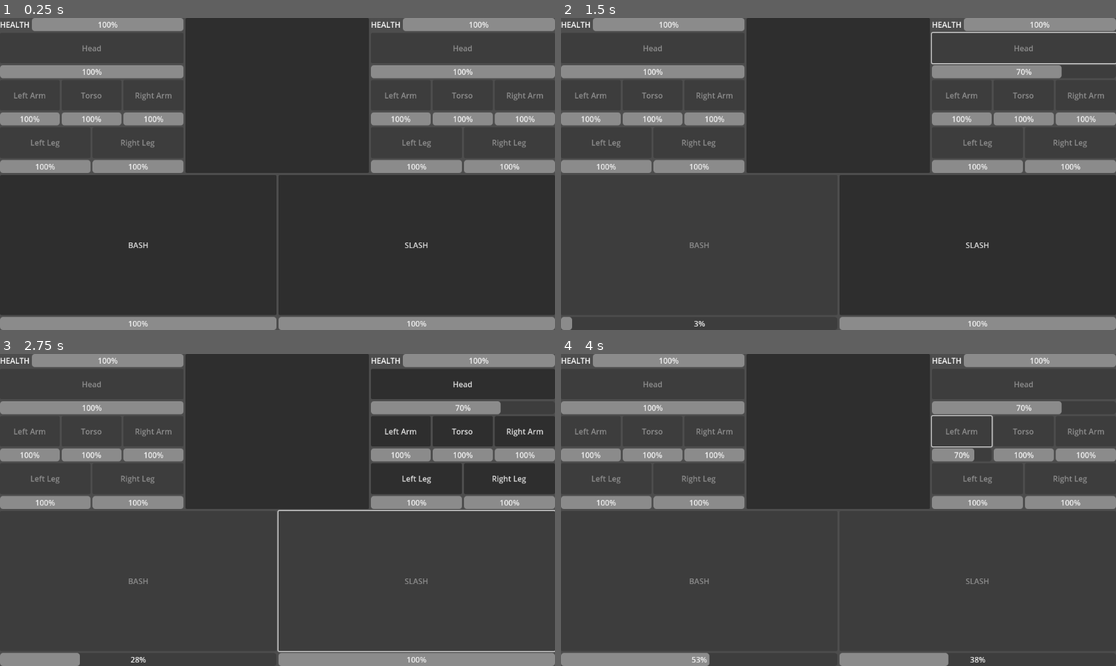
Above: before the commit, frames 1-4 (two rows, left to right).
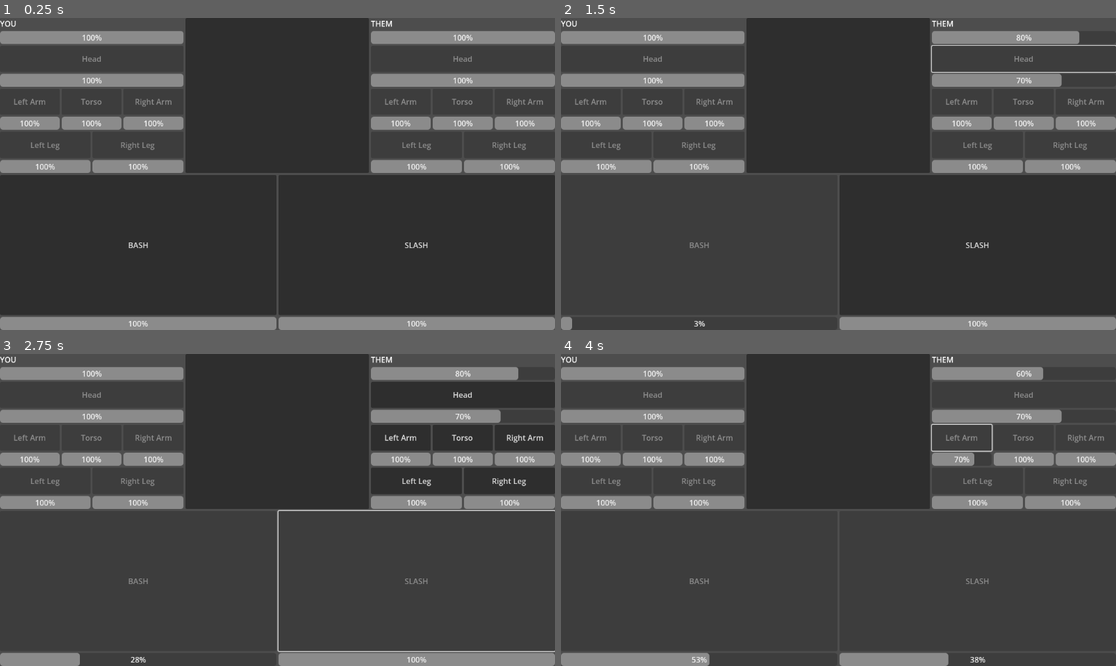
Above: after the commit, the same moments.

Repository: CertifiedIdiots/Tick
Game: Godot game, scene res://Game.tscn
Two runs of this game, one before a commit and one after it. Both use one fixed random seed, a clock stepped at 60 frames per second and the inputs below.
Inputs:
- Up to frame 1 (0.25 s): no input
- Up to frame 2 (1.5 s): click "BASH" at 0.5 s; click "Head" at 1.25 s
- Up to frame 3 (2.75 s): click "SLASH" at 2 s
- Up to frame 4 (4 s): click "Left Arm" at 2.75 s

The runs differ from the first frame. In frame 1, 12% of the frame differs, in the area x 0-100%, y 0-43%; in frame 2, 11%; in frame 3, 12%; in frame 4, 11%.

Commit message:
Health bars

Diff:
--- a/Entity.gd
+++ b/Entity.gd
@@ -1,16 +1,25 @@
 class_name Entity
 
-var health = 100
+var health = 150
+var max_health = 150
 var body_parts = [
-	Part.new("Head", 100, 100),
-	Part.new("Left Arm", 100, 100),
-	Part.new("Torso", 100, 100),
-	Part.new("Right Arm", 100, 100),
-	Part.new("Left Leg", 100, 100),
-	Part.new("Right Leg", 100, 100)
+	Part.new("Head", 100, 100, self),
+	Part.new("Left Arm", 100, 100, self),
+	Part.new("Torso", 100, 100, self),
+	Part.new("Right Arm", 100, 100, self),
+	Part.new("Left Leg", 100, 100, self),
+	Part.new("Right Leg", 100, 100, self)
 ]
 
 var skills = [
 	Skill.new("BASH", 5),
 	Skill.new("SLASH", 3)
 ]
+
+var name
+
+func _init(name: String):
+	self.name = name
+
+func damage(amount: float):
+	health = max(0, health - amount)
--- a/Game.tscn
+++ b/Game.tscn
@@ -1,6 +1,7 @@
-[gd_scene load_steps=3 format=3 uid="uid://bum0x48y2qa72"]
+[gd_scene load_steps=4 format=3 uid="uid://bum0x48y2qa72"]
 
 [ext_resource type="PackedScene" uid="uid://c1j3gilfd1ms5" path="res://Part.tscn" id="1_80oft"]
+[ext_resource type="PackedScene" uid="uid://dmssmckfivbqm" path="res://HealthBar.tscn" id="1_qteiv"]
 [ext_resource type="Script" path="res://Orchestrator.gd" id="3_q3ps2"]
 
 [node name="Control" type="Control"]
@@ -31,44 +32,33 @@
 offset_bottom = 322.0
 size_flags_horizontal = 3
 
-[node name="Health" type="HBoxContainer" parent="VBoxContainer/HBoxContainer/Player"]
-layout_mode = 2
-offset_right = 381.0
-offset_bottom = 27.0
-size_flags_horizontal = 3
-size_flags_vertical = 0
-
-[node name="Label" type="Label" parent="VBoxContainer/HBoxContainer/Player/Health"]
-layout_mode = 2
-offset_right = 62.0
-offset_bottom = 26.0
-text = "HEALTH"
-
-[node name="ProgressBar" type="ProgressBar" parent="VBoxContainer/HBoxContainer/Player/Health"]
-layout_mode = 2
-offset_left = 66.0
-offset_right = 381.0
-offset_bottom = 27.0
-size_flags_horizontal = 3
-value = 100.0
+[node name="HealthBar" parent="VBoxContainer/HBoxContainer/Player" instance=ExtResource("1_qteiv")]
+layout_mode = 2
+anchors_preset = 0
+anchor_right = 0.0
+anchor_bottom = 0.0
+offset_right = 381.0
+offset_bottom = 54.0
+grow_horizontal = 1
+grow_vertical = 1
 
 [node name="Head" parent="VBoxContainer/HBoxContainer/Player" instance=ExtResource("1_80oft")]
 layout_mode = 2
 anchors_preset = 0
 anchor_right = 0.0
 anchor_bottom = 0.0
-offset_top = 31.0
-offset_right = 381.0
-offset_bottom = 125.0
+offset_top = 58.0
+offset_right = 381.0
+offset_bottom = 143.0
 grow_horizontal = 1
 grow_vertical = 1
 size_flags_vertical = 3
 
 [node name="HBoxContainer" type="HBoxContainer" parent="VBoxContainer/HBoxContainer/Player"]
 layout_mode = 2
-offset_top = 129.0
-offset_right = 381.0
-offset_bottom = 223.0
+offset_top = 147.0
+offset_right = 381.0
+offset_bottom = 232.0
 size_flags_vertical = 3
 
 [node name="Left Arm" parent="VBoxContainer/HBoxContainer/Player/HBoxContainer" instance=ExtResource("1_80oft")]
@@ -77,7 +67,7 @@
 anchor_right = 0.0
 anchor_bottom = 0.0
 offset_right = 124.0
-offset_bottom = 94.0
+offset_bottom = 85.0
 grow_horizontal = 1
 grow_vertical = 1
 size_flags_horizontal = 3
@@ -89,7 +79,7 @@
 anchor_bottom = 0.0
 offset_left = 128.0
 offset_right = 252.0
-offset_bottom = 94.0
+offset_bottom = 85.0
 grow_horizontal = 1
 grow_vertical = 1
 size_flags_horizontal = 3
@@ -101,14 +91,14 @@
 anchor_bottom = 0.0
 offset_left = 256.0
 offset_right = 381.0
-offset_bottom = 94.0
+offset_bottom = 85.0
 grow_horizontal = 1
 grow_vertical = 1
 size_flags_horizontal = 3
 
 [node name="HBoxContainer2" type="HBoxContainer" parent="VBoxContainer/HBoxContainer/Player"]
 layout_mode = 2
-offset_top = 227.0
+offset_top = 236.0
 offset_right = 381.0
 offset_bottom = 322.0
 size_flags_vertical = 3
@@ -119,7 +109,7 @@
 anchor_right = 0.0
 anchor_bottom = 0.0
 offset_right = 188.0
-offset_bottom = 95.0
+offset_bottom = 86.0
 grow_horizontal = 1
 grow_vertical = 1
 size_flags_horizontal = 3
@@ -131,7 +121,7 @@
 anchor_bottom = 0.0
 offset_left = 192.0
 offset_right = 381.0
-offset_bottom = 95.0
+offset_bottom = 86.0
 grow_horizontal = 1
 grow_vertical = 1
 size_flags_horizontal = 3
@@ -150,44 +140,33 @@
 offset_bottom = 322.0
 size_flags_horizontal = 3
 
-[node name="Health" type="HBoxContainer" parent="VBoxContainer/HBoxContainer/Enemy"]
-layout_mode = 2
-offset_right = 382.0
-offset_bottom = 27.0
-size_flags_horizontal = 3
-size_flags_vertical = 0
-
-[node name="Label" type="Label" parent="VBoxContainer/HBoxContainer/Enemy/Health"]
-layout_mode = 2
-offset_right = 62.0
-offset_bottom = 26.0
-text = "HEALTH"
-
-[node name="ProgressBar" type="ProgressBar" parent="VBoxContainer/HBoxContainer/Enemy/Health"]
-layout_mode = 2
-offset_left = 66.0
-offset_right = 382.0
-offset_bottom = 27.0
-size_flags_horizontal = 3
-value = 100.0
+[node name="HealthBar" parent="VBoxContainer/HBoxContainer/Enemy" instance=ExtResource("1_qteiv")]
+layout_mode = 2
+anchors_preset = 0
+anchor_right = 0.0
+anchor_bottom = 0.0
+offset_right = 382.0
+offset_bottom = 54.0
+grow_horizontal = 1
+grow_vertical = 1
 
 [node name="Head" parent="VBoxContainer/HBoxContainer/Enemy" instance=ExtResource("1_80oft")]
 layout_mode = 2
 anchors_preset = 0
 anchor_right = 0.0
 anchor_bottom = 0.0
-offset_top = 31.0
-offset_right = 382.0
-offset_bottom = 125.0
+offset_top = 58.0
+offset_right = 382.0
+offset_bottom = 143.0
 grow_horizontal = 1
 grow_vertical = 1
 size_flags_vertical = 3
 
 [node name="HBoxContainer" type="HBoxContainer" parent="VBoxContainer/HBoxContainer/Enemy"]
 layout_mode = 2
-offset_top = 129.0
-offset_right = 382.0
-offset_bottom = 223.0
+offset_top = 147.0
+offset_right = 382.0
+offset_bottom = 232.0
 size_flags_vertical = 3
 
 [node name="Left Arm" parent="VBoxContainer/HBoxContainer/Enemy/HBoxContainer" instance=ExtResource("1_80oft")]
@@ -196,7 +175,7 @@
 anchor_right = 0.0
 anchor_bottom = 0.0
 offset_right = 124.0
-offset_bottom = 94.0
+offset_bottom = 85.0
 grow_horizontal = 1
 grow_vertical = 1
 size_flags_horizontal = 3
@@ -208,7 +187,7 @@
 anchor_bottom = 0.0
 offset_left = 128.0
 offset_right = 253.0
-offset_bottom = 94.0
+offset_bottom = 85.0
 grow_horizontal = 1
 grow_vertical = 1
 size_flags_horizontal = 3
@@ -220,14 +199,14 @@
 anchor_bottom = 0.0
 offset_left = 257.0
 offset_right = 382.0
-offset_bottom = 94.0
+offset_bottom = 85.0
 grow_horizontal = 1
 grow_vertical = 1
 size_flags_horizontal = 3
 
 [node name="HBoxContainer2" type="HBoxContainer" parent="VBoxContainer/HBoxContainer/Enemy"]
 layout_mode = 2
-offset_top = 227.0
+offset_top = 236.0
 offset_right = 382.0
 offset_bottom = 322.0
 size_flags_vertical = 3
@@ -238,7 +217,7 @@
 anchor_right = 0.0
 anchor_bottom = 0.0
 offset_right = 189.0
-offset_bottom = 95.0
+offset_bottom = 86.0
 grow_horizontal = 1
 grow_vertical = 1
 size_flags_horizontal = 3
@@ -250,7 +229,7 @@
 anchor_bottom = 0.0
 offset_left = 193.0
 offset_right = 382.0
-offset_bottom = 95.0
+offset_bottom = 86.0
 grow_horizontal = 1
 grow_vertical = 1
 size_flags_horizontal = 3
--- /dev/null
+++ b/HealthBar.gd
@@ -0,0 +1,12 @@
+extends VBoxContainer
+
+var entity: Entity
+
+func init(entity: Entity):
+	self.entity = entity
+	$ProgressBar.max_value = entity.max_health
+	$Label.text = entity.name
+
+func _process(delta):
+	if entity != null:
+		$ProgressBar.value = entity.health
--- /dev/null
+++ b/HealthBar.tscn
@@ -0,0 +1,20 @@
+[gd_scene load_steps=2 format=3 uid="uid://dmssmckfivbqm"]
+
+[ext_resource type="Script" path="res://HealthBar.gd" id="1_a46ls"]
+
+[node name="HealthBar" type="VBoxContainer"]
+anchors_preset = 15
+anchor_right = 1.0
+anchor_bottom = 1.0
+grow_horizontal = 2
+grow_vertical = 2
+script = ExtResource("1_a46ls")
+
+[node name="Label" type="Label" parent="."]
+offset_right = 1152.0
+offset_bottom = 23.0
+
+[node name="ProgressBar" type="ProgressBar" parent="."]
+offset_top = 27.0
+offset_right = 1152.0
+offset_bottom = 54.0
--- a/Orchestrator.gd
+++ b/Orchestrator.gd
@@ -1,8 +1,8 @@
 extends Node
 var skill_scene = preload("res://Skill.tscn")
 
-var player = Entity.new()
-var enemy = Entity.new()
+var player = Entity.new("YOU")
+var enemy = Entity.new("THEM")
 var skill_selected: Skill
 
 var player_container: Node
@@ -10,20 +10,24 @@
 var skills_container: Node
 
 func _ready():
-	player_container = get_parent().find_child("Player")
-	print(player_container)
-	for part in player.body_parts:
-		player_container.find_child(part.name).init(part, self)
+	var root = get_parent()
 
-	enemy_container = get_parent().find_child("Enemy")
-	for part in enemy.body_parts:
-		enemy_container.find_child(part.name).init(part, self)
+	player_container = root.find_child("Player")
+	init_entity(player, player_container)
 
-	skills_container = get_parent().find_child("Skills")
+	enemy_container = root.find_child("Enemy")
+	init_entity(enemy, enemy_container)
+
+	skills_container = root.find_child("Skills")
 	for skill in player.skills:
 		var scene = skill_scene.instantiate()
 		scene.init(skill, self)
 		skills_container.add_child(scene)
+
+func init_entity(entity: Entity, container: Node):
+	for part in entity.body_parts:
+		container.find_child(part.name).init(part, self)
+	container.get_node("HealthBar").init(entity)
 
 func select_skill(skill: Skill):
 	skill_selected = skill
--- a/Part.gd
+++ b/Part.gd
@@ -3,11 +3,14 @@
 var name: String
 var health: float
 var maximum_health: float
+var owner: Entity
 
-func _init(name: String, health: float, maximum_health: float):
+func _init(name: String, health: float, maximum_health: float, owner: Entity):
 	self.name = name
 	self.health = health
 	self.maximum_health = maximum_health
+	self.owner = owner
 
 func damage(amount: float):
 	health = max(0, health - amount)
+	owner.damage(amount)
